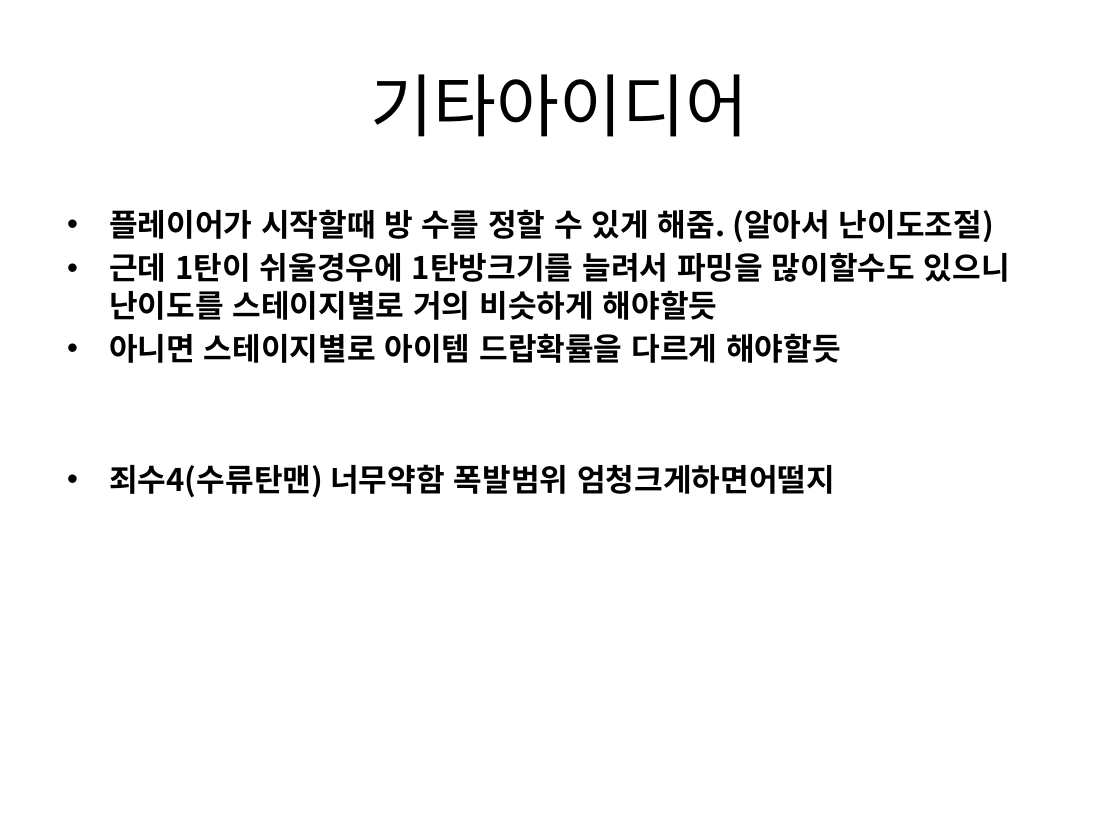
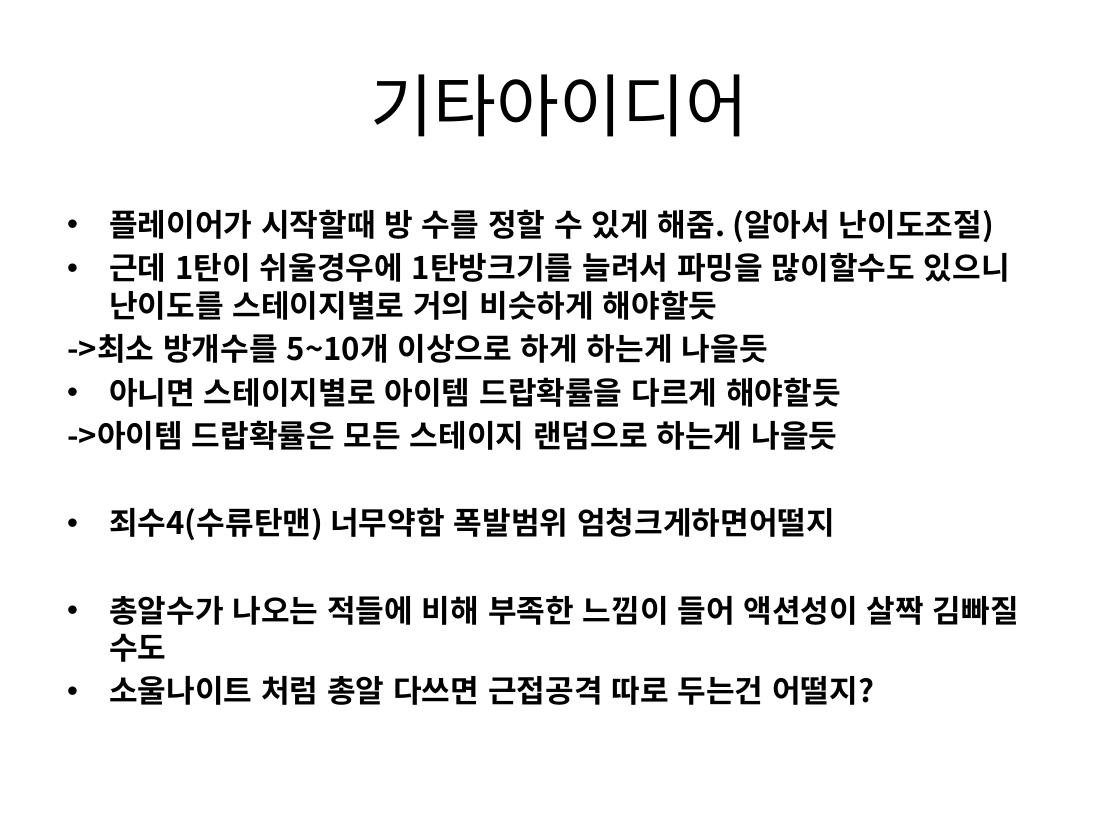
Before and after one commit to gkdlgndpdu/EscapeJail, a slide deck: slide 13 of EscapeJail/Assets/기획/스테이지1기획.pptx. Drawn at 1120x840 pixels with LibreOffice and Linux fonts; fonts in the diff are those of the drawing. Boxes give left, top, right and bottom in pixels: in the first picture for what was removed or moved away, otherwise in the second. Text is boxed around its words. In the diff, an @@ line names an element or a change of style, - is before the commit and + after.

```diff
--- a/EscapeJail/Assets/기획/스테이지1기획.pptx
+++ b/EscapeJail/Assets/기획/스테이지1기획.pptx
@@ text at (67,334,768,363): paragraph added @@
+->최소 방개수를 5~10개 이상으로 하게 하는게 나을듯
@@ text at (67,420,837,450): paragraph added @@
+->아이템 드랍확률은 모든 스테이지 랜덤으로 하는게 나을듯
@@ text at (109,596,1019,705): paragraphs added @@
+• 총알수가 나오는 적들에 비해 부족한 느낌이 들어 액션성이 살짝 김빠질 수도
+• 소울나이트 처럼 총알 다쓰면 근접공격 따로 두는건 어떨지?
```
Also in this commit, not shown: 1 other slide changed, 5 other files.
